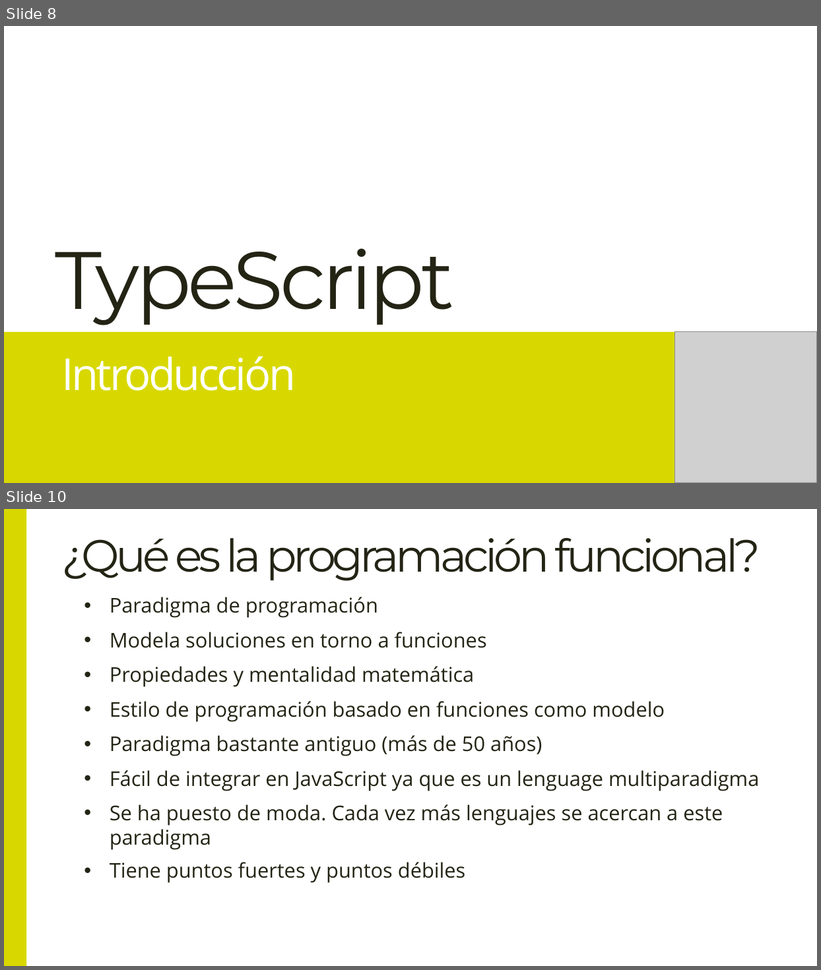
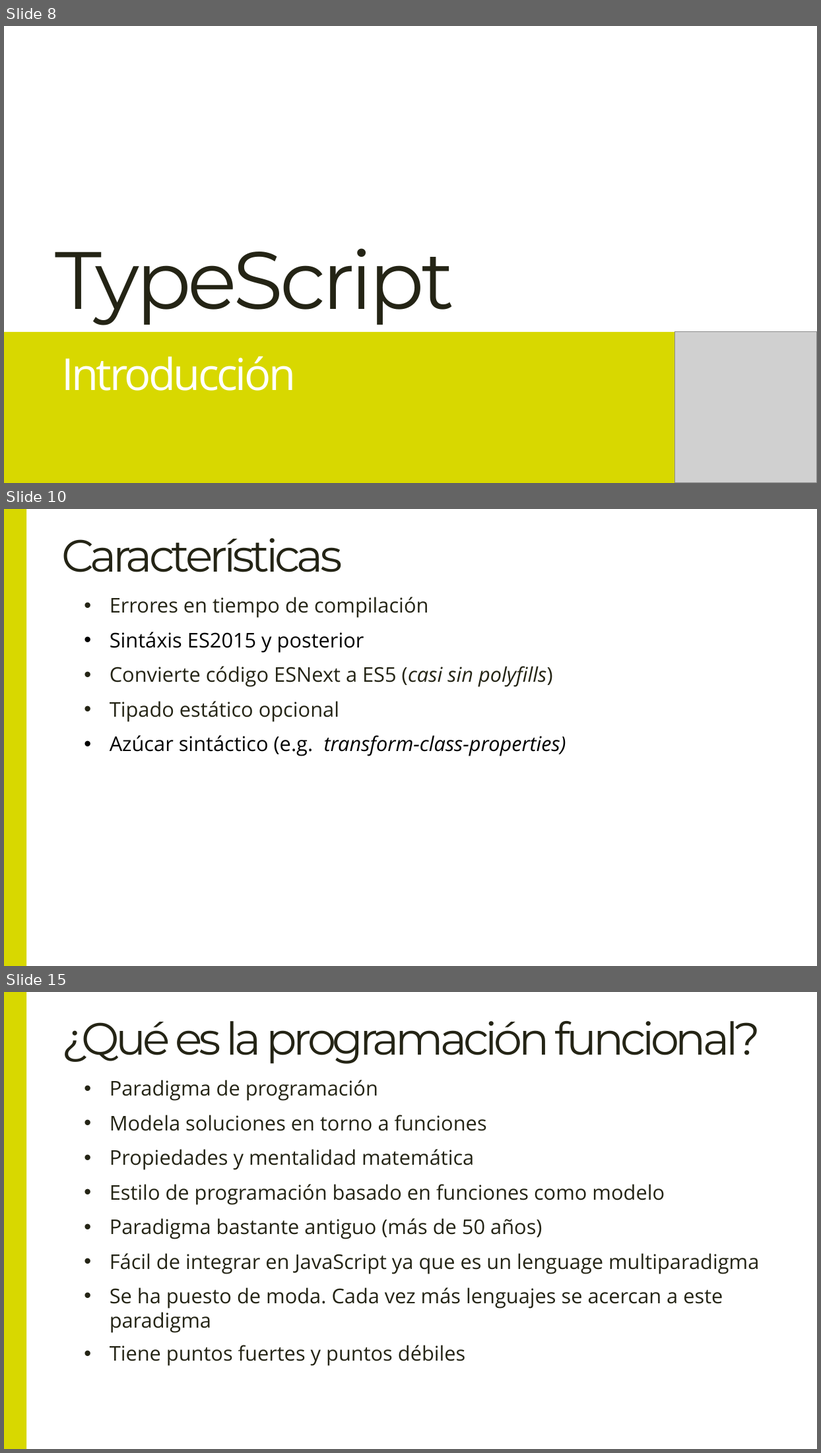
Before and after one commit to Lemoncode/language-sessions, a slide deck: 00 teoría/Language Sessions.pptx. Shown one above the other, each under a label of ours: slides 8 and 10 before the commit, slides 8, 10 and 15 after it; the slides between them are not shown. The pictures are 821x970 and 821x1453 pixels, drawn with LibreOffice and Linux fonts; fonts in the diff are those of the drawing; grey boxes stand for pictures. Boxes give left, top, right and bottom in pixels: in the first picture for what was removed or moved away, otherwise in the second. Text is boxed around its words. In the diff, an @@ line names an element or a change of style, - is before the commit and + after.

```diff
--- a/00 teoría/Language Sessions.pptx
+++ b/00 teoría/Language Sessions.pptx
@@ slide 10 added at (4, 509, 817, 966), background #FFFFFF @@
@@ rectangle added at (4, 509, 26, 966), fill #D8D800 @@
@@ title added at (61, 538, 342, 572), 40 pt, text #242415 @@
+Características
@@ text added at (110, 597, 428, 618), 18 pt, text #242415 @@
+• Errores en tiempo de compilación
@@ text added at (110, 632, 364, 653), 18 pt, text #000000 @@
+• Sintáxis ES2015 y posterior
@@ text added at (110, 666, 553, 687), 18 pt, text #242415 @@
+• Convierte código ESNext a ES5 (casi sin polyfills)
@@ text added at (110, 701, 339, 722), 18 pt, text #242415 @@
+• Tipado estático opcional
@@ text added at (110, 735, 566, 757), 18 pt, text #000000, italic @@
+• Azúcar sintáctico (e.g. transform-class-properties)
@@ what was slide 10 is now slide 15 @@
```
Also in this commit, not shown: 3 slides changed, 3 other slides added, 13 other files.
